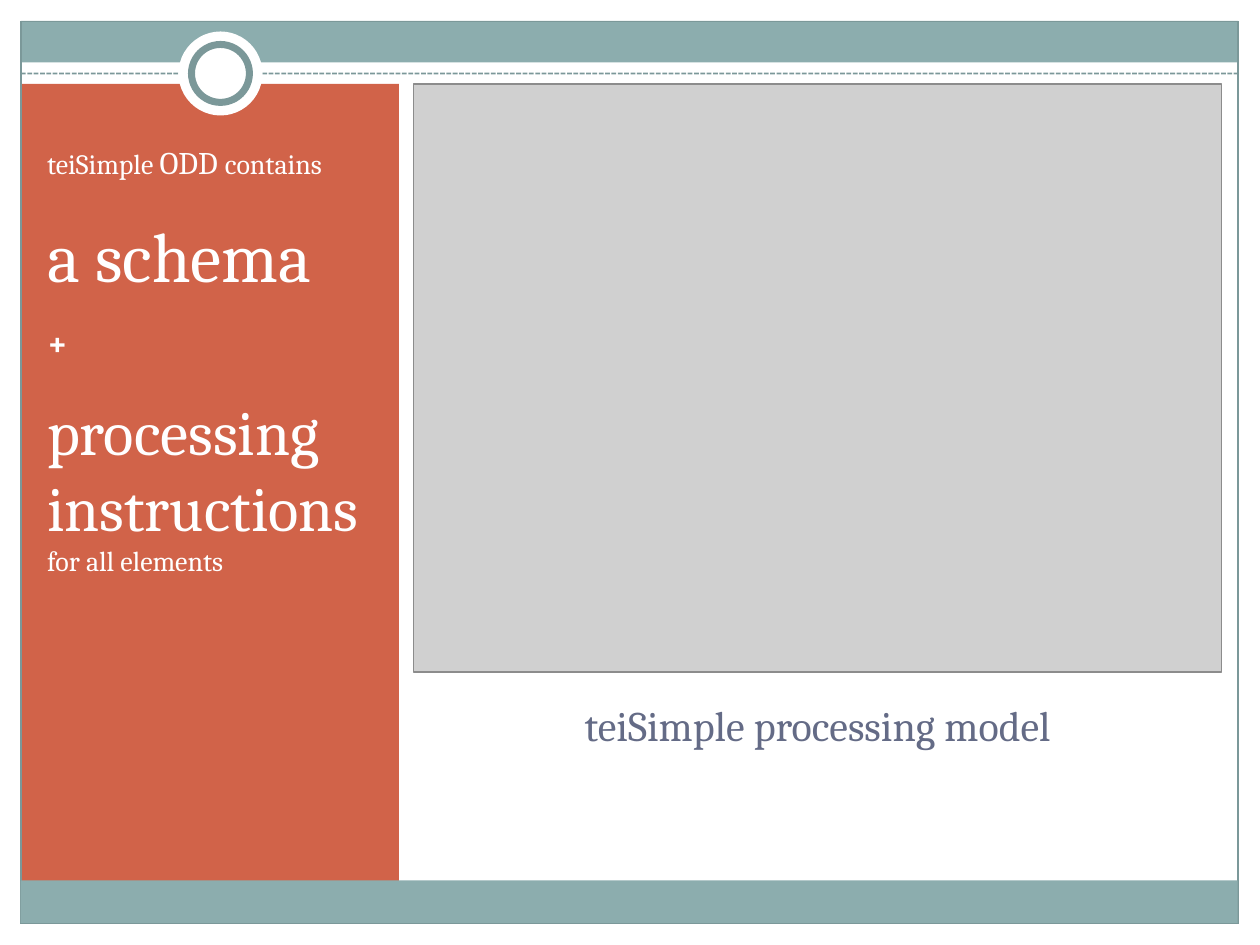
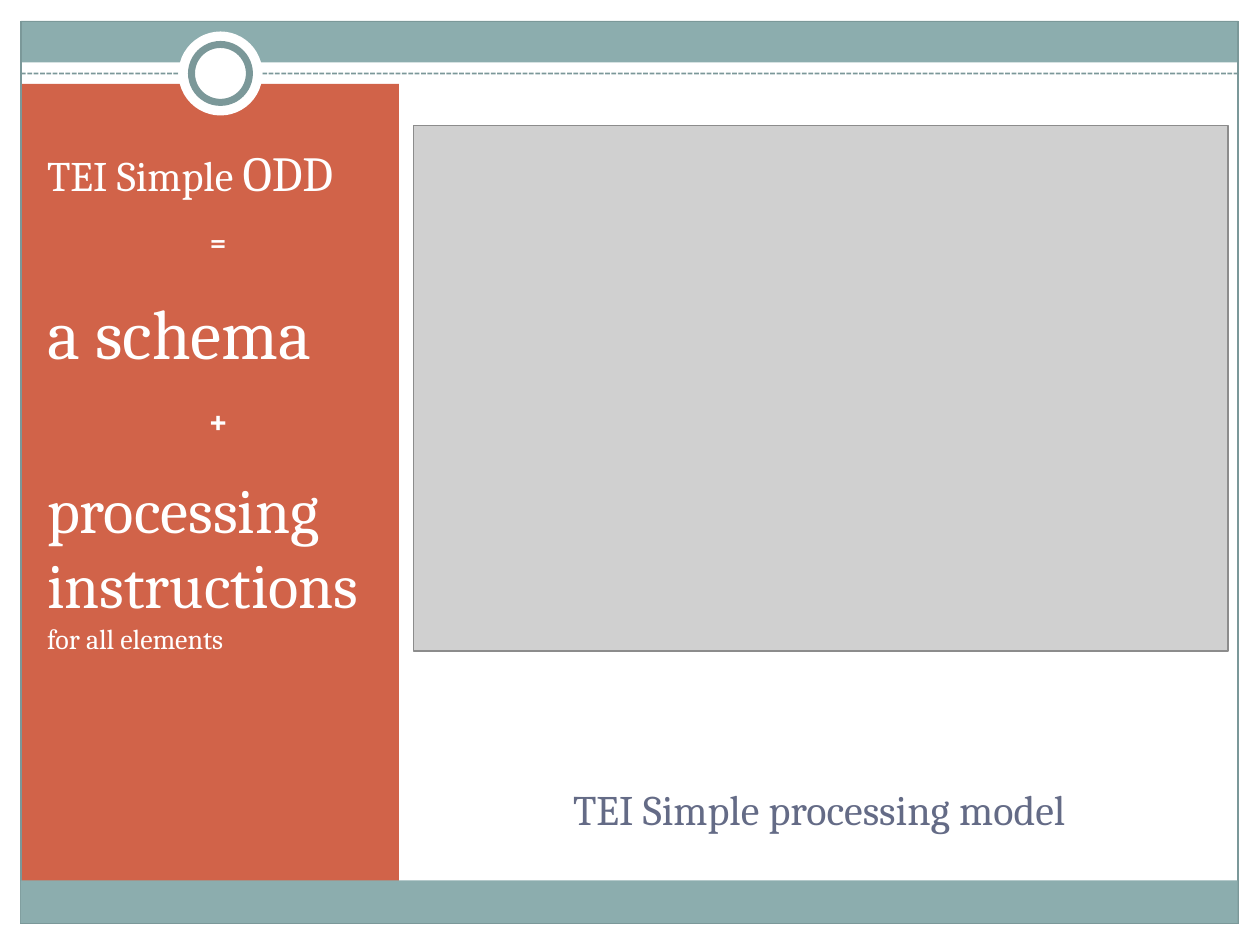
Before and after one commit to TEIC/TEI-Simple, a slide deck: slide 3 of advisory/oxford/teiSimple.pptx. Drawn at 1260x945 pixels with LibreOffice and Linux fonts; fonts in the diff are those of the drawing; grey boxes stand for pictures. Boxes give left, top, right and bottom in pixels: in the first picture for what was removed or moved away, otherwise in the second. Text is boxed around its words. In the diff, an @@ line names an element or a change of style, - is before the commit and + after.

```diff
--- a/advisory/oxford/teiSimple.pptx
+++ b/advisory/oxford/teiSimple.pptx
@@ text "TEI Simple ODD" at (x1=47, y1=158, x2=358, y2=650): alignment left to centre @@
@@ picture resized from (x1=413, y1=84, x2=1222, y2=673) to (x1=413, y1=125, x2=1227, y2=650) @@
@@ text at (x1=47, y1=158, x2=334, y2=200): text changed; size 16 to 24 pt @@
-teiSimple ODD contains
+TEI Simple ODD
+=
@@ title at (x1=573, y1=796, x2=1065, y2=834): text changed @@
-teiSimple processing model
+TEI Simple processing model
```
Also in this commit, not shown: 8 other slides changed.
